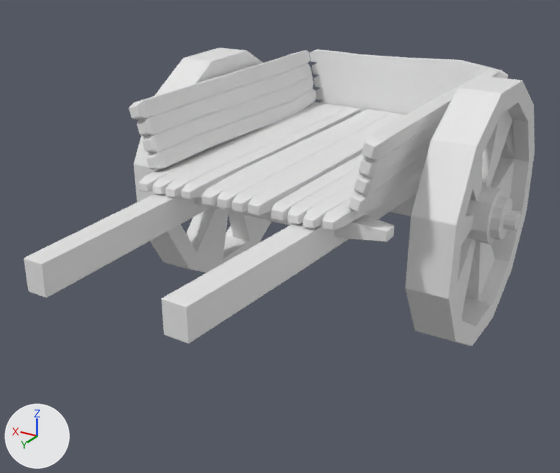
Before and after pictures for a commit that changed the Blender file Ash/Blender files/Outside.blend2.blend.
Before and after are seen from a 50 mm lens placed at (-2.71, 5.48, 1.85), pointed at (0.05, 0.89, -0.44). Lighting does not change. The marker at lower left points along +X, +Y and +Z. The same objects are shown in both versions, whatever each file hides.

Names of what the first picture shows: 'Car_high'.
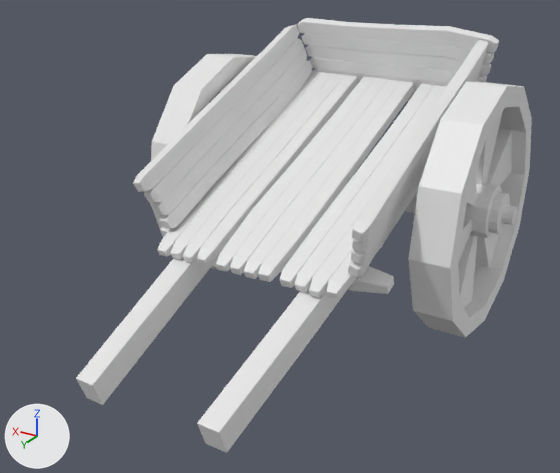
Changed parts and their boxes (x1, y1, x2, y2) in the pictures (560 x 473 px; the box of a moved part takes in the faces that stretch with it):
'Car_high', reshaped (11% narrower, 46% taller): before (24, 48, 535, 346); after (76, 18, 532, 453)
part 1 of me_cylinder_007, moved or reshaped: before (390, 193, 417, 216); after (352, 175, 418, 213)
part 2 of me_cylinder_007, moved or reshaped: before (162, 178, 421, 344); after (197, 192, 417, 453)
part 3 of me_cylinder_007, moved or reshaped: before (24, 193, 210, 298); after (76, 256, 219, 405)
part 4 of me_cylinder_007, moved or reshaped: before (142, 178, 394, 242); after (160, 227, 394, 294)
part 5 of me_cylinder_007, moved or reshaped: before (271, 154, 423, 230); after (280, 83, 447, 298)
part 6 of me_cylinder_007, moved or reshaped: before (138, 102, 361, 199); after (158, 71, 358, 265)
part 7 of me_cylinder_007, moved or reshaped: before (202, 109, 405, 216); after (216, 76, 414, 282)
part 8 of me_cylinder_007, moved or reshaped: before (348, 69, 499, 214); after (348, 40, 489, 277)
part 9 of me_cylinder_007, moved or reshaped: before (129, 50, 317, 170); after (133, 24, 312, 228)
part 10 of me_cylinder_007, rebuilt: before (405, 76, 535, 346); after (408, 82, 532, 338)
part 11 of me_cylinder_007, rebuilt: before (134, 48, 272, 273); after (150, 54, 257, 271)
part 12 of me_cylinder_007, added: after (297, 18, 499, 91)
part 13 of me_cylinder_007, deleted: before (309, 49, 508, 115)

Patch to the scene script:
```diff
--- a/Ash/Blender files/Outside.blend2.blend.py
+++ b/Ash/Blender files/Outside.blend2.blend.py
@@ me_cylinder_007 @@
 # used by ob_car_high; location = (0.0, 0.0, 0.0)
-me_cylinder_007.from_pydata(...)  # 1584 vertices, 1582 faces; spans x -1.49..1.46, y -1.38..2.81, z -1.25..0.69
+me_cylinder_007.from_pydata(...)  # 1664 vertices, 1662 faces; spans x -1.45..1.42, y -1.31..2.56, z -1.25..0.93
+# me_cylinder_007 part 1: the loose piece of 8 vertices spanning x -0.82..0.78, y 0.01..0.19, z -0.37..-0.2 is turned -20.2 degrees about the x axis through the mesh origin and scaled by 0.968
+# me_cylinder_007 part 2: the loose piece of 40 vertices spanning x -0.74..-0.39, y -1.37..2.8, z -0.21..0.4 is turned -20.2 degrees about the x axis through the mesh origin and scaled by 0.968
+# me_cylinder_007 part 3: the loose piece of 40 vertices spanning x 0.44..0.67, y -1.38..2.81, z -0.21..0.41 is turned -20.2 degrees about the x axis through the mesh origin and scaled by 0.968
+# me_cylinder_007 part 4: the loose piece of 16 vertices spanning x -1.0..0.97, y 1.2..1.38, z -0.11..0.01 is turned -20.2 degrees about the x axis through the mesh origin and scaled by 0.968
+# me_cylinder_007 part 5: the loose piece of 132 vertices spanning x -0.82..-0.29, y -1.0..1.63, z 0.01..0.1 is turned -20.2 degrees about the x axis through the mesh origin and scaled by 0.968
+# me_cylinder_007 part 6: the loose piece of 132 vertices spanning x 0.3..0.83, y -1.0..1.63, z 0.01..0.1 is turned -20.2 degrees about the x axis through the mesh origin and scaled by 0.968
+# me_cylinder_007 part 7: the loose piece of 132 vertices spanning x -0.26..0.27, y -1.0..1.62, z 0.01..0.1 is turned -20.2 degrees about the x axis through the mesh origin and scaled by 0.968
+# me_cylinder_007 part 8: the loose piece of 218 vertices spanning x -0.96..-0.73, y -1.0..1.46, z 0.06..0.59 is turned -20.2 degrees about the x axis through the mesh origin and scaled by 0.968
+# me_cylinder_007 part 9: the loose piece of 218 vertices spanning x 0.71..0.96, y -1.0..1.46, z 0.06..0.59 is turned -20.2 degrees about the x axis through the mesh origin and scaled by 0.968
+# me_cylinder_007 part 10: the loose piece of 192 vertices spanning x -1.49..-0.8, y -0.88..1.06, z -1.25..0.69 is rebuilt with 192 vertices and now spans x -1.45..-0.78, y -0.97..0.96, z -1.25..0.68
+# me_cylinder_007 part 11: the loose piece of 192 vertices spanning x 0.77..1.46, y -0.88..1.06, z -1.25..0.69 is rebuilt with 192 vertices and now spans x 0.75..1.42, y -0.97..0.95, z -1.24..0.68
+# me_cylinder_007 part 12: a new loose piece of 272 vertices spanning x -0.96..0.87, y -1.0..-0.73, z 0.34..0.93
+# me_cylinder_007 part 13
+# 192 vertices are removed from x -1.0..0.9, y -1.14..-1.0, z -0.01..0.62
+# 194 faces are deleted
```
